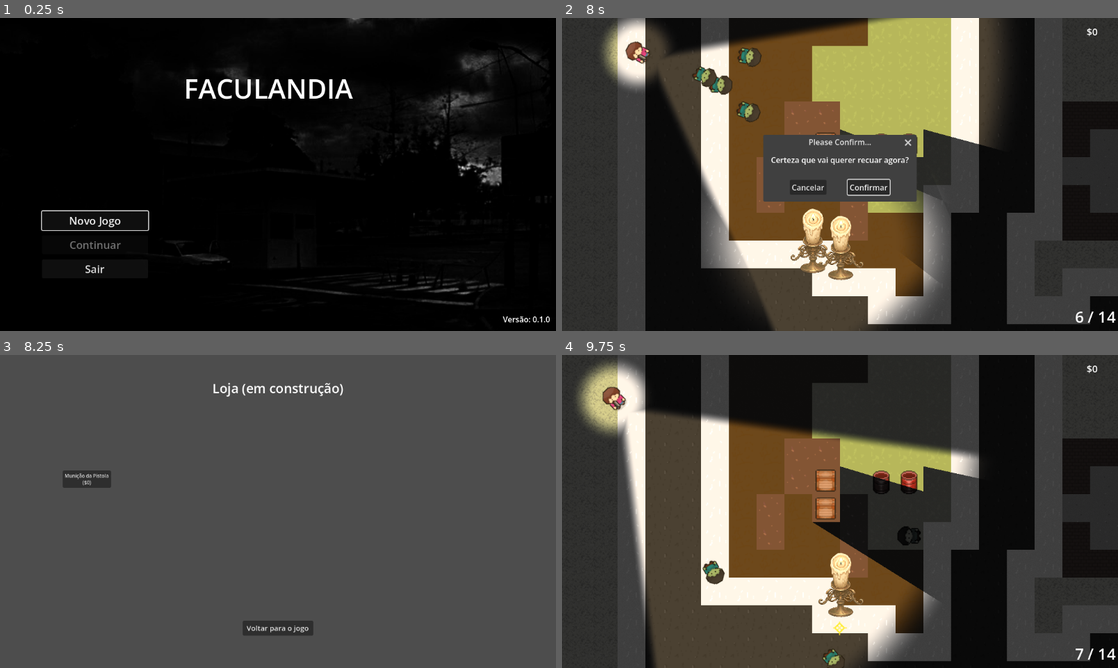
Above: before the commit, frames 1-4 (two rows, left to right).
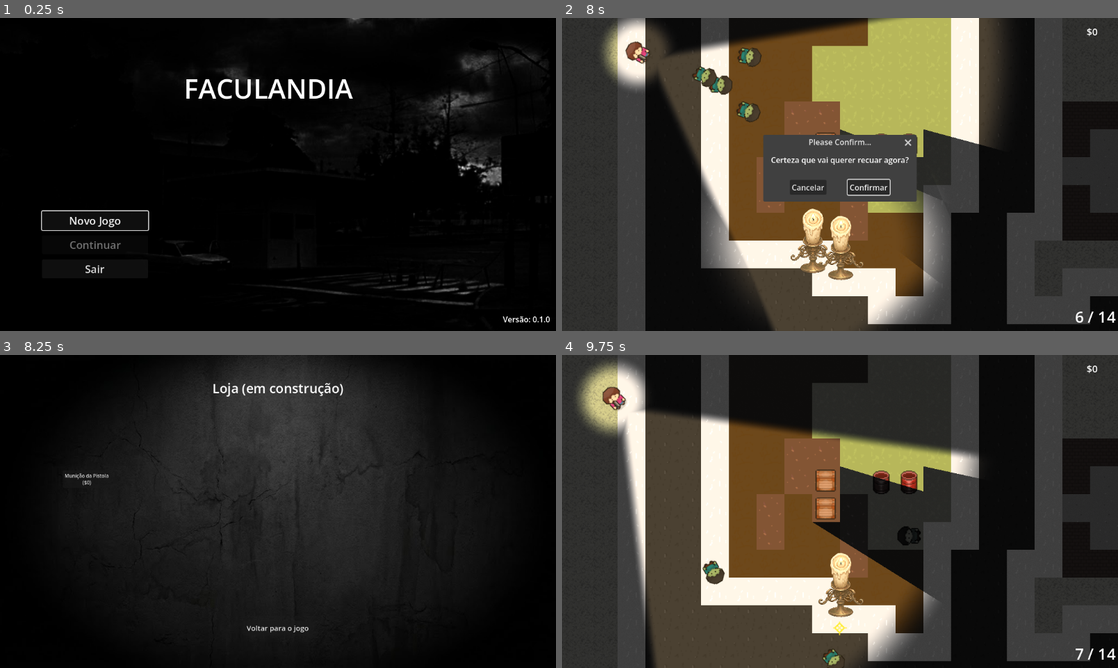
Above: after the commit, the same moments.

Repository: ClaudersonXavier/faculandia
Game: Godot game, scene res://scenes/world/menu_principal.tscn
Same seed, same stepped clock (60 frames per second), same inputs: the game is played once before the commit and once after it.
Inputs (mouse positions are in pixels of both pictures, inside the frame that each line leads up to):
- Up to frame 1 (0.25 s): no input
- Up to frame 2 (8 s): click "Novo Jogo" at 0.5 s; click "Novo Jogo" at 1.25 s; click "Slot 1 — vazia" at 2 s; tap Enter at 2.75 s; move the mouse to (962, 158) at 2.77 s; hold Right (ui_right) 2.78-3.53 s; tap E (interact) at 2.85, 7.35 s; move the mouse to (728, 190) at 3.52 s; hold Down (ui_down) 3.53-4.28 s; click (728, 190) at 3.6 s; move the mouse to (895, 105) at 4.27 s; hold Right (ui_right) 4.28-5.03 s; tap Z at 4.35 s; move the mouse to (812, 237) at 5.02 s; hold Up (ui_up) 5.03-5.78 s; tap L at 5.1 s; move the mouse to (1006, 221) at 5.77 s; hold Left (ui_left) 5.78-7.28 s; tap Delete at 5.85 s; move the mouse to (673, 127) at 6.52 s; tap Backspace at 6.6 s; move the mouse to (867, 174) at 7.27 s; hold Down (ui_down) from 7.28 s (still down)
- Up to frame 3 (8.25 s): release Down (ui_down) at 8 s; click "Confirmar" at 8 s
- Up to frame 4 (9.75 s): click "Munição da Pistola ($0)" at 8.75 s; click "Voltar para o jogo" at 9.5 s

Frames 1-2 are identical in both runs. In frame 3, 95% of the frame differs, in the area x 0-100%, y 0-100%; in frame 4, nothing differs.

Commit message:
feat: Background da loja

Diff:
--- a/scenes/world/loja.tscn
+++ b/scenes/world/loja.tscn
@@ -1,7 +1,8 @@
 [gd_scene format=3 uid="uid://cneygnpjiex2o"]
 
 [ext_resource type="Script" uid="uid://c0610tb73xbqy" path="res://scripts/world/loja.gd" id="1_po4y7"]
-[ext_resource type="PackedScene" path="res://scenes/ui/menu_pause.tscn" id="2_menu_pause"]
+[ext_resource type="Texture2D" uid="uid://dxhfa62p4b0cr" path="res://resources/sprites/ui/loja-background.png" id="2_5jthc"]
+[ext_resource type="PackedScene" uid="uid://bd8noi53bxvtr" path="res://scenes/ui/menu_pause.tscn" id="2_menu_pause"]
 
 [node name="Loja" type="Control" unique_id=1352554327]
 layout_mode = 3
@@ -12,6 +13,15 @@
 grow_vertical = 2
 script = ExtResource("1_po4y7")
 metadata/_edit_use_anchors_ = true
+
+[node name="TextureRect" type="TextureRect" parent="." unique_id=1602228859]
+layout_mode = 1
+anchors_preset = 15
+anchor_right = 1.0
+anchor_bottom = 1.0
+grow_horizontal = 2
+grow_vertical = 2
+texture = ExtResource("2_5jthc")
 
 [node name="Camera2D" type="Camera2D" parent="." unique_id=494369872]
 anchor_mode = 0
@@ -66,7 +76,7 @@
 ok_button_text = "Partir"
 dialog_text = "Certeza que vai partir sem reabastecer a munição?"
 
-[node name="menu_pause" parent="." instance=ExtResource("2_menu_pause")]
+[node name="menu_pause" parent="." unique_id=1170415874 instance=ExtResource("2_menu_pause")]
 
 [connection signal="pressed" from="RecarregarMunicaoPistola" to="." method="_on_recarregar_pressed"]
 [connection signal="pressed" from="VoltarAoJogo" to="." method="_on_button_pressed"]
Binary file added: resources/sprites/ui/loja-background.png
Not shown, added: resources/sprites/ui/loja-background.png.import
